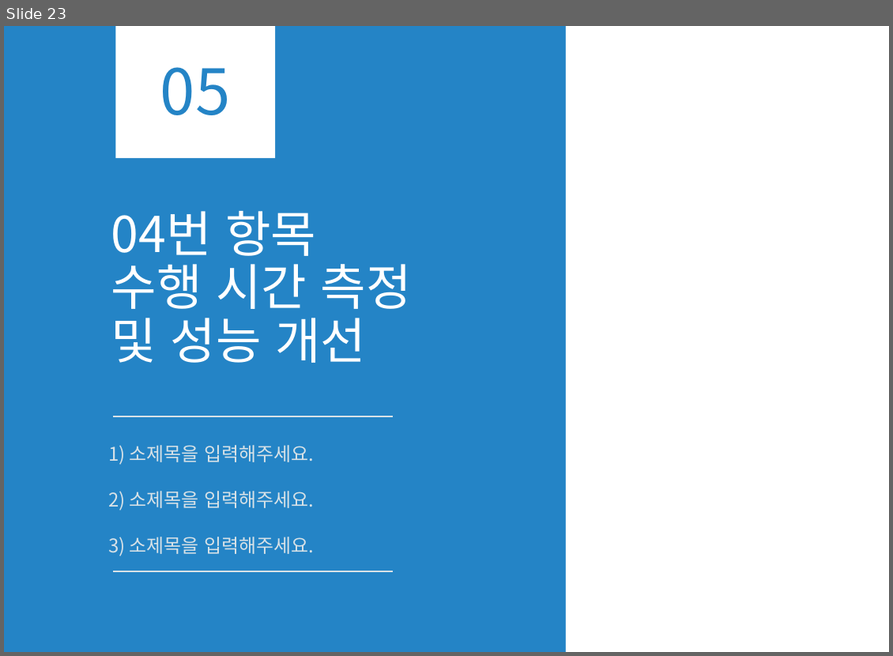
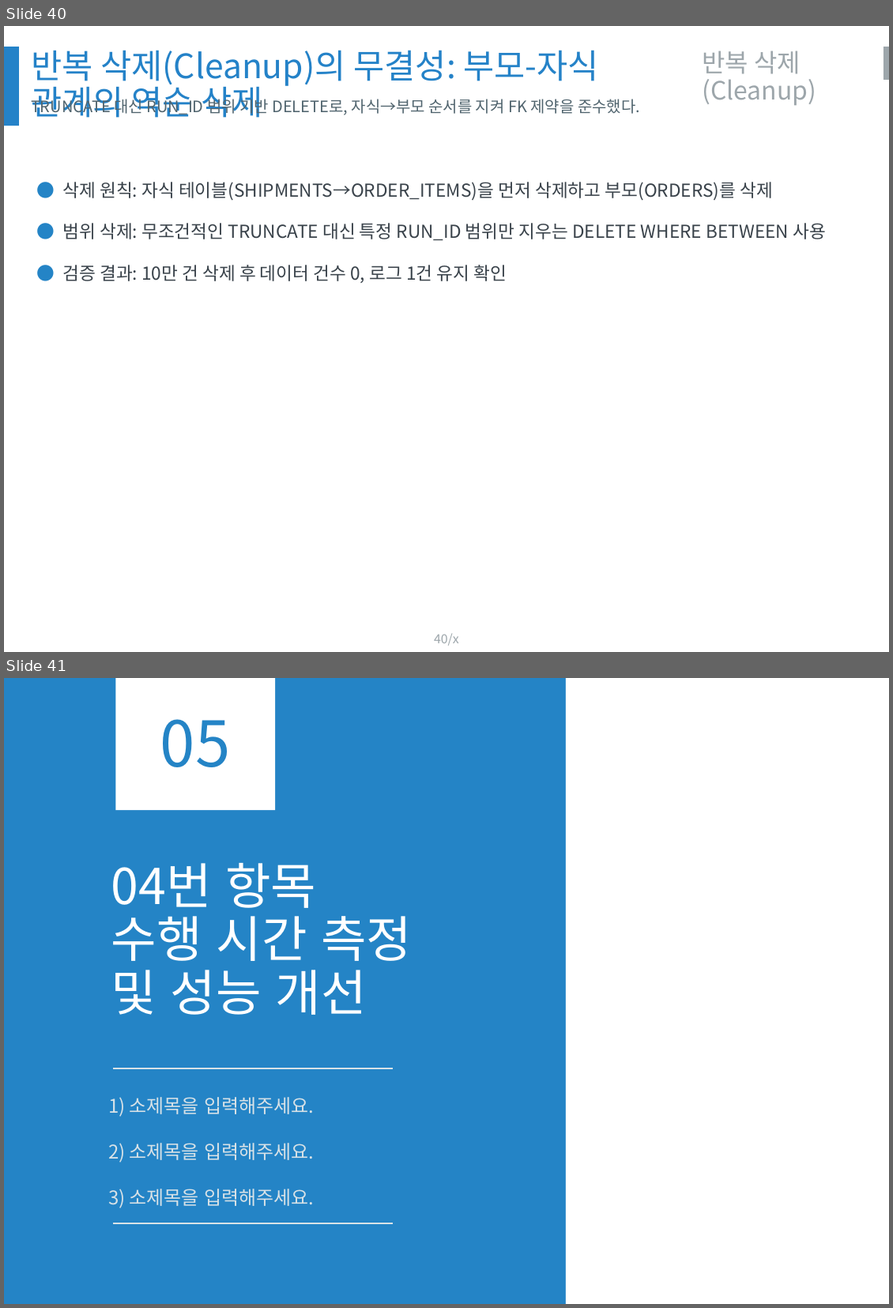
Before and after one commit to olmas70/slides, a slide deck: BO_스키마_트랜잭션_실증_보고서.pptx. Shown one above the other, each under a label of ours: slide 23 before the commit, slides 40 and 41 after it. The pictures are 893x656 and 893x1308 pixels, drawn with LibreOffice and Linux fonts; fonts in the diff are those of the drawing; background and template pictures are left out. Boxes give left, top, right and bottom in pixels: in the first picture for what was removed or moved away, otherwise in the second. Text is boxed around its words. In the diff, an @@ line names an element or a change of style, - is before the commit and + after.

```diff
--- a/BO_스키마_트랜잭션_실증_보고서.pptx
+++ b/BO_스키마_트랜잭션_실증_보고서.pptx
@@ slide 40 added at bbox=[4, 26, 889, 652], background #FFFFFF @@
@@ rectangle added at bbox=[4, 47, 19, 126], fill #2482C8 @@
@@ rectangle added at bbox=[883, 47, 889, 80], fill #9DA6AB @@
@@ text added at bbox=[31, 50, 600, 118], 32 pt, text #2482C8 @@
+반복 삭제(Cleanup)의 무결성: 부모-자식 관계의 역순 삭제
@@ text added at bbox=[702, 50, 816, 105], 24 pt, text #9DA6AB @@
+반복 삭제(Cleanup)
@@ text added at bbox=[31, 96, 640, 117], 15 pt, text #50646E @@
+TRUNCATE 대신 RUN_ID 범위 기반 DELETE로, 자식→부모 순서를 지켜 FK 제약을 준수했다.
@@ text added at bbox=[62, 182, 826, 283], 17 pt, text #39424A @@
+● 삭제 원칙: 자식 테이블(SHIPMENTS→ORDER_ITEMS)을 먼저 삭제하고 부모(ORDERS)를 삭제
+● 범위 삭제: 무조건적인 TRUNCATE 대신 특정 RUN_ID 범위만 지우는 DELETE WHERE BETWEEN 사용
+● 검증 결과: 10만 건 삭제 후 데이터 건수 0, 로그 1건 유지 확인
@@ page number added at bbox=[434, 633, 459, 645], 12 pt, text #9DA6AB @@
+40/x
@@ what was slide 23 is now slide 41 @@
```
Also in this commit, not shown: 2 slides changed, 19 other slides added, 2 slides removed.
